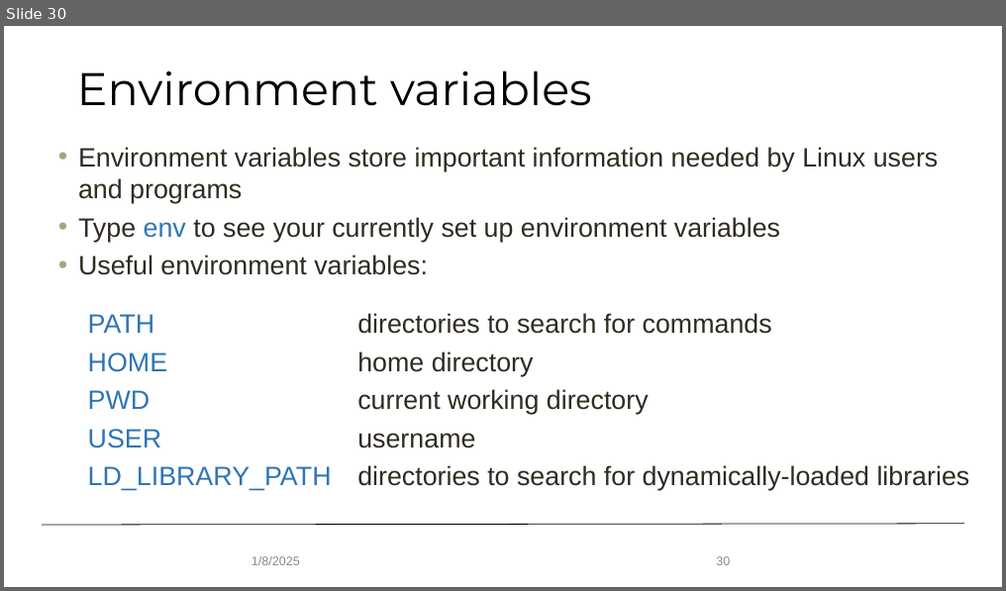
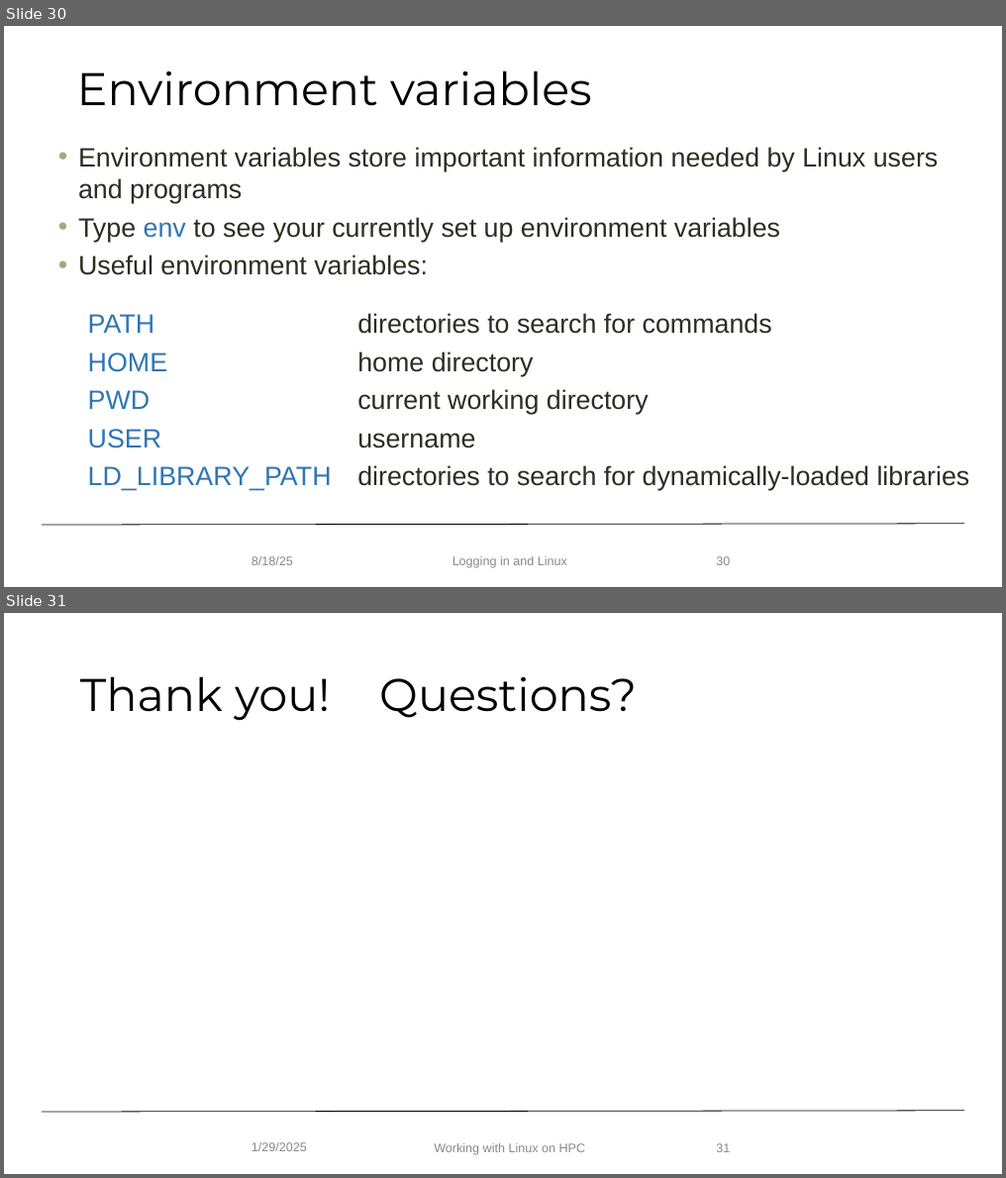
Before and after one commit to mohalkh5/hpc_fundamentals_micro_credential, a slide deck: logging_in_and_linux/logging_in_linux.pptx. Shown one above the other, each under a label of ours: slide 30 before the commit, slides 30 and 31 after it. The pictures are 1006x591 and 1006x1178 pixels, drawn with LibreOffice and Linux fonts; fonts in the diff are those of the drawing; background and template pictures are left out. Boxes give left, top, right and bottom in pixels: in the first picture for what was removed or moved away, otherwise in the second. Text is boxed around its words. In the diff, an @@ line names an element or a change of style, - is before the commit and + after.

Commit message:
General updates for Aug 2025, specific updates to Linux presentation (#22) (#1)
* Updated lecture for Jan 2024

* Delete asking_for_help directory -- has been merged into module 1

* Delete research_allocations directory - has been merged with monitoring module

* updated for August 2025

* Create variables_scope.sh

* Create test.sh

* Delete logging_in_and_linux/shell_scripts directory

* Aug 2025 edits to Linux presentation

```diff
--- a/logging_in_and_linux/logging_in_linux.pptx
+++ b/logging_in_and_linux/logging_in_linux.pptx
@@ slide 31 added at (4,613,1002,1174), background #FFFFFF; not listed: 1 template element that a slide beside it also shows @@
@@ title added at (80,676,637,721), 44 pt, text #000000 @@
+Thank you! Questions?
@@ text added at (252,1143,307,1152), 12 pt, text #888888 @@
+1/29/2025
@@ text added at (434,1144,586,1156), 12 pt, text #888888 @@
+Working with Linux on HPC
@@ page number added at (716,1144,730,1153), 12 pt, text #888888 @@
+31
@@ slide 30 changed as well @@
@@ text at (252,557,293,566): text changed @@
-1/8/2025
+8/18/25
@@ text added at (452,557,567,569), 12 pt, text #888888 @@
+Logging in and Linux
```
Also in this commit, not shown: 27 other slides changed, 2 other slides added, 3 slides removed, 7 other files.
